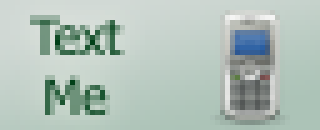
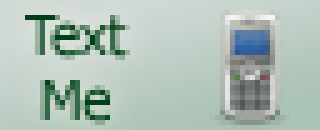
Before/after of a 320 x 130 layered artwork. What changed in the layer stack:
painted on "Text Me" over [25, 15, 130, 125]
